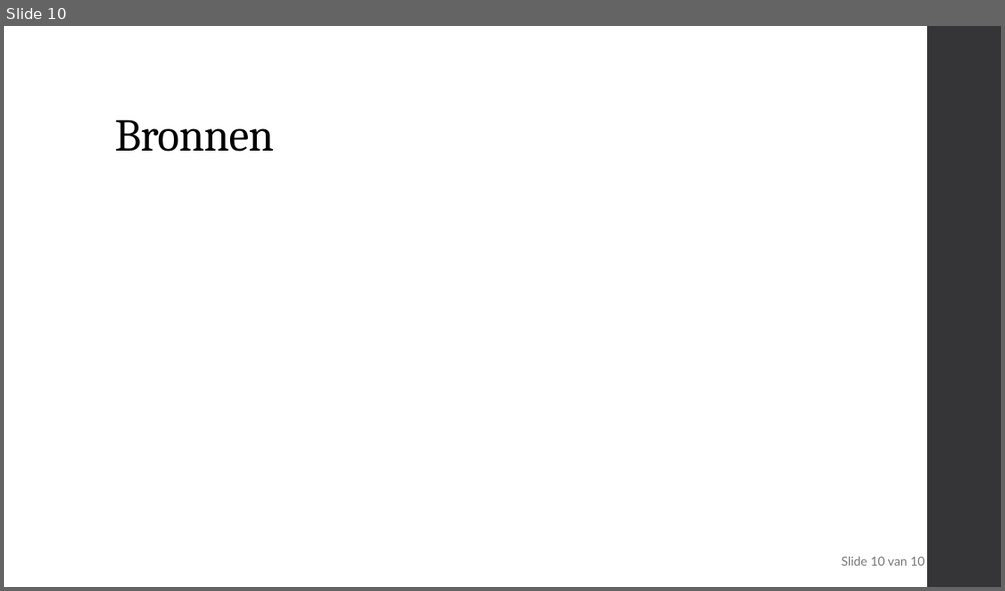
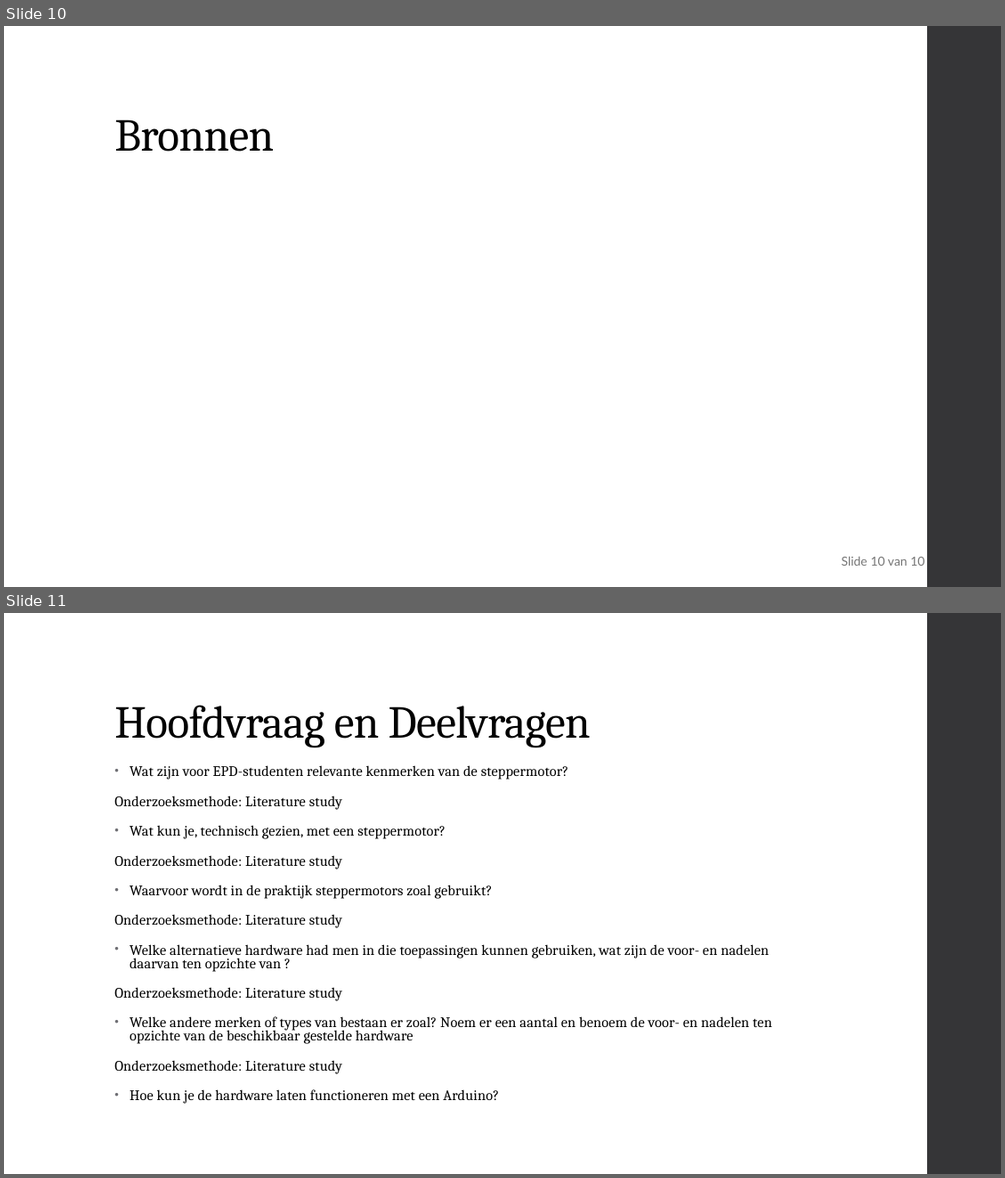
Before and after one commit to delamiro/Embedded-Stepper-Motor, a slide deck: docs/presentatie.odp. Shown one above the other, each under a label of ours: slide 10 before the commit, slides 10 and 11 after it. The pictures are 1005x591 and 1005x1178 pixels, drawn with LibreOffice and Linux fonts; fonts in the diff are those of the drawing. Boxes give left, top, right and bottom in pixels: in the first picture for what was removed or moved away, otherwise in the second. Text is boxed around its words. In the diff, an @@ line names an element or a change of style, - is before the commit and + after.

```diff
--- a/docs/presentatie.odp
+++ b/docs/presentatie.odp
@@ slide 11 added at <box>4,613,1001,1174</box>, background #FFFFFF; not listed: 1 template element that a slide beside it also shows @@
@@ title added at <box>114,705,591,747</box>, 44 pt, text #000000 @@
+Hoofdvraag en Deelvragen
@@ text added at <box>114,765,772,1103</box>, 14 pt, text #000000 @@
+• Wat zijn voor EPD-studenten relevante kenmerken van de steppermotor?
+Onderzoeksmethode: Literature study
+• Wat kun je, technisch gezien, met een steppermotor?
+Onderzoeksmethode: Literature study
+• Waarvoor wordt in de praktijk steppermotors zoal gebruikt?
+Onderzoeksmethode: Literature study
+• Welke alternatieve hardware had men in die toepassingen kunnen gebruiken, wat zijn de voor- en nadelen daarvan ten opzichte van ?
+Onderzoeksmethode: Literature study
+• Welke andere merken of types van bestaan er zoal? Noem er een aantal en benoem de voor- en nadelen ten opzichte van de beschikbaar gestelde hardware
+Onderzoeksmethode: Literature study
+• Hoe kun je de hardware laten functioneren met een Arduino?
```
Also in this commit, not shown: 1 slide changed.
